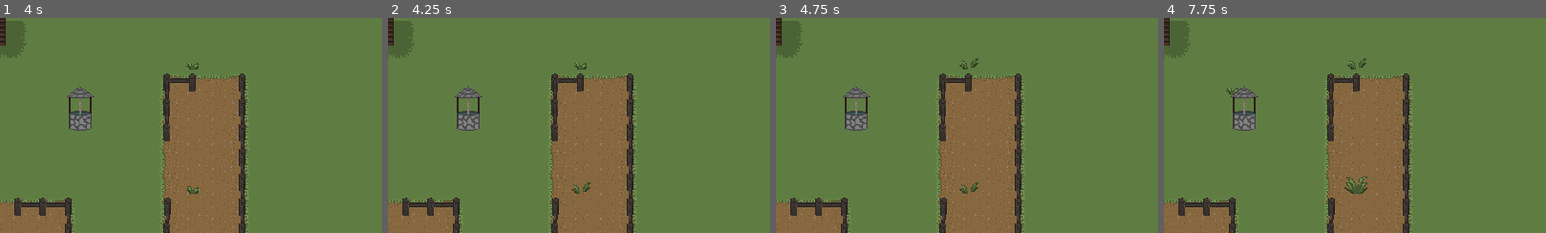
Above: before the commit, frames 1-4 (left to right).
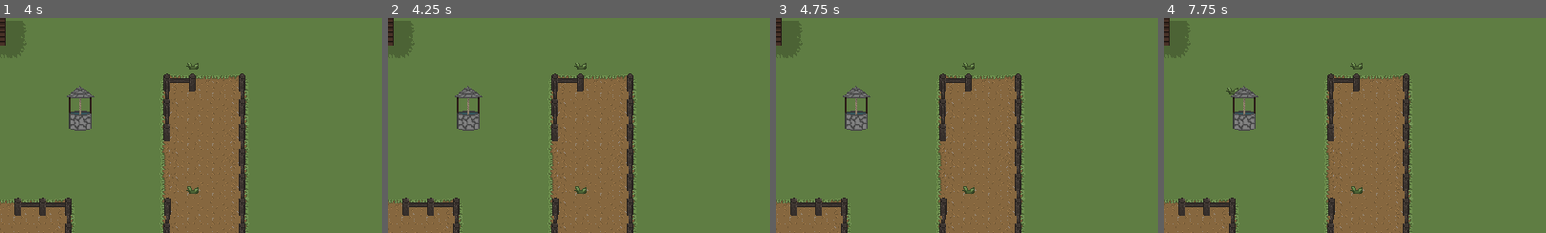
Above: after the commit, the same moments.

Repository: Random7-JF/PirateJam
Game: Godot game, scene res://scenes/world/world.tscn
The game is run twice, just before and just after one commit, with the same random seed, the same clock (stepped at 60 frames per second) and the same inputs.
Inputs (mouse positions are % of the whole screen's width and height, from its top left):
- Up to frame 1 (4 s): tap Enter at 0.5, 2, 3.5 s; move the mouse to (72, 45) at 0.52 s; click (72, 45) at 0.6 s; tap Space at 1.25, 2.75 s; move the mouse to (30, 55) at 1.27 s; tap 1 (select_one) at 1.35, 3.6 s; move the mouse to (60, 28) at 2.02 s; tap 2 (select_two) at 2.1 s; move the mouse to (45, 70) at 2.77 s; click (45, 70) at 2.85 s; move the mouse to (80, 65) at 3.52 s
- Up to frame 2 (4.25 s): no input
- Up to frame 3 (4.75 s): tap Space at 4.25 s; move the mouse to (20, 35) at 4.27 s; tap 2 (select_two) at 4.35 s
- Up to frame 4 (7.75 s): move the mouse to (55, 50) at 5.02 s; click (55, 50) at 5.1 s; move the mouse to (35, 25) at 5.77 s; tap 1 (select_one) at 5.85 s; move the mouse to (72, 45) at 6.52 s; tap 2 (select_two) at 6.6 s; move the mouse to (30, 55) at 7.27 s; click (30, 55) at 7.35 s
The pictures show only the part of the screen within x 46-96%, y 30-80%; the shares and areas given below are measured in that part.

Frame 1 is identical in both runs. In frame 2, 0.1% of the frame differs, in the area x 48-53%, y 76-82%; in frame 3, 0.2%; in frame 4, 0.3%, in the area x 47-54%, y 18-82%.

Commit message:
reset to defualts

Diff:
--- a/harvest-havoc/scenes/world/world.tscn
+++ b/harvest-havoc/scenes/world/world.tscn
@@ -49,11 +49,6 @@
 node_manager = NodePath("../NodeManager")
 
 [node name="WeedManager" parent="Tilemap" node_paths=PackedStringArray("node_manager", "tile_map") instance=ExtResource("5_6on4h")]
-max_weeds_per_spawn = 10
-weed_spawn_delay = 5.0
-weed_spawn_delay_variance = 2.0
-weed_grow_delay = 5.0
-weed_grow_variance = 2.0
 node_manager = NodePath("../NodeManager")
 tile_map = NodePath("..")
 
